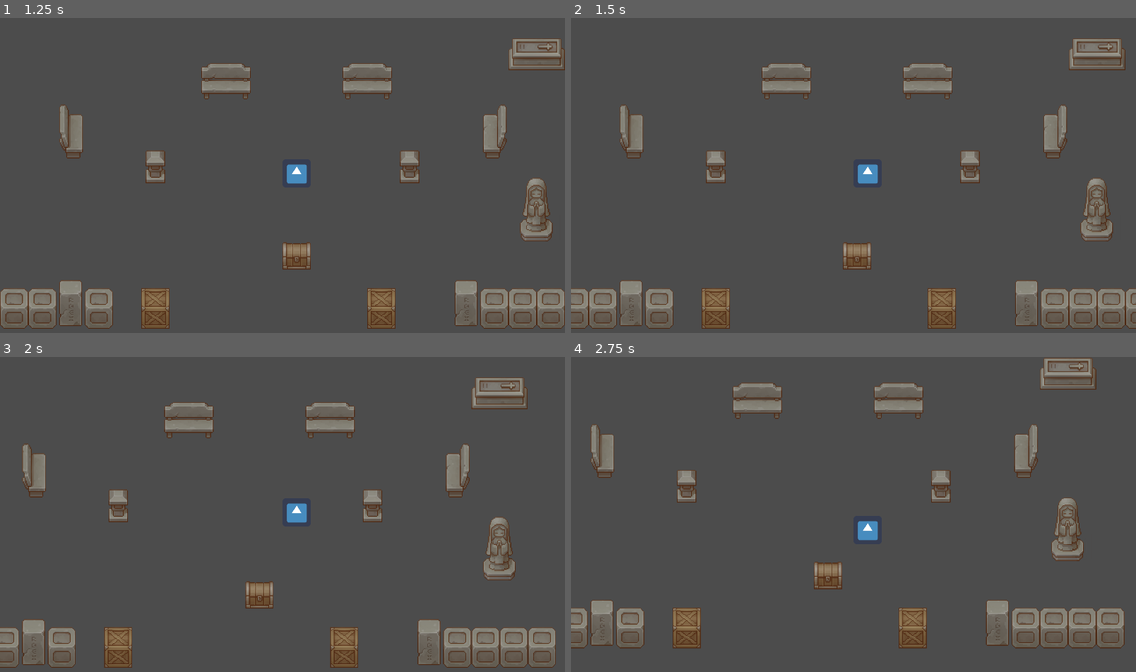
Above: before the commit, frames 1-4 (two rows, left to right).
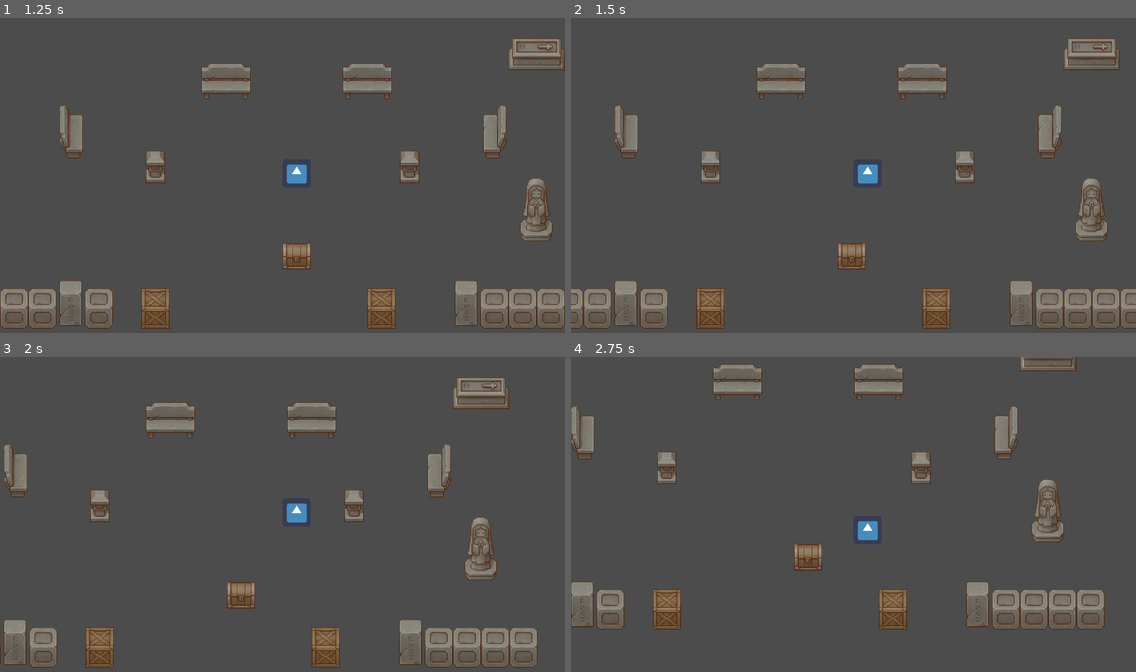
Above: after the commit, the same moments.

Repository: Glioce/Godot_examples
Game: Godot game, scene res://Scenes/MainMenu.tscn
Two runs of this game, one before a commit and one after it. Both use one fixed random seed, a clock stepped at 60 frames per second and the inputs below. The engine's default icon, where the game draws it, is replaced by a stand-in: a white triangle on a blue panel in a dark square.
Inputs:
- Up to frame 1 (1.25 s): click "Jugar" at 0.5 s
- Up to frame 2 (1.5 s): tap Enter at 1.25 s; hold Right (ui_right) from 1.28 s (still down)
- Up to frame 3 (2 s): keep holding Right (ui_right)
- Up to frame 4 (2.75 s): release Right (ui_right) at 2.03 s; hold Down (ui_down) from 2.03 s (still down)

Frame 1 is identical in both runs. In frame 2, 5.5% of the frame differs, in the area x 0-100%, y 6-99%; in frame 3, 12%; in frame 4, 16%, in the area x 0-98%, y 0-93%.

Commit message:
collisions using predefined objects

Diff:
--- a/n19_00/Scenes/Player.tscn
+++ b/n19_00/Scenes/Player.tscn
@@ -4,9 +4,9 @@
 [ext_resource path="res://icon.png" type="Texture" id=2]
 
 [sub_resource type="RectangleShape2D" id=1]
-extents = Vector2( 32, 32 )
+extents = Vector2( 31.9, 31.9 )
 
-[node name="Player" type="Area2D"]
+[node name="Player" type="KinematicBody2D"]
 position = Vector2( 640, 320 )
 script = ExtResource( 1 )
 
--- a/n19_00/Scenes/West.tscn
+++ b/n19_00/Scenes/West.tscn
@@ -1,7 +1,40 @@
-[gd_scene load_steps=5 format=2]
+[gd_scene load_steps=16 format=2]
 
 [ext_resource path="res://Scenes/Player.tscn" type="PackedScene" id=1]
 [ext_resource path="res://Textures/TX Props.png" type="Texture" id=2]
+
+[sub_resource type="ConvexPolygonShape2D" id=3]
+points = PoolVector2Array( 0, 64, 64, 64, 64, 128, 0, 128 )
+
+[sub_resource type="ConvexPolygonShape2D" id=4]
+points = PoolVector2Array( 0, 64, 64, 64, 64, 128, 0, 128 )
+
+[sub_resource type="ConvexPolygonShape2D" id=10]
+points = PoolVector2Array( 0, 64, 64, 64, 64, 128, 0, 128 )
+
+[sub_resource type="ConvexPolygonShape2D" id=5]
+points = PoolVector2Array( 0, 64, 64, 64, 64, 128, 0, 128 )
+
+[sub_resource type="ConvexPolygonShape2D" id=6]
+points = PoolVector2Array( 0, 64, 64, 64, 64, 128, 0, 128 )
+
+[sub_resource type="ConvexPolygonShape2D" id=7]
+points = PoolVector2Array( 0, 64, 128, 64, 128, 128, 0, 128 )
+
+[sub_resource type="ConvexPolygonShape2D" id=8]
+points = PoolVector2Array( 0, 32, 64, 32, 64, 128, 0, 128 )
+
+[sub_resource type="ConvexPolygonShape2D" id=9]
+points = PoolVector2Array( 32, 128, 96, 128, 96, 192, 32, 192 )
+
+[sub_resource type="ConvexPolygonShape2D" id=11]
+points = PoolVector2Array( 0, 64, 64, 64, 64, 128, 0, 128 )
+
+[sub_resource type="ConvexPolygonShape2D" id=12]
+points = PoolVector2Array( 0, 32, 64, 32, 64, 128, 0, 128 )
+
+[sub_resource type="ConvexPolygonShape2D" id=13]
+points = PoolVector2Array( 0, 64, 128, 64, 128, 128, 0, 128 )
 
 [sub_resource type="TileSet" id=1]
 0/name = "TX Props.png 0"
@@ -14,9 +47,16 @@
 0/navigation_offset = Vector2( 0, 0 )
 0/shape_offset = Vector2( 0, 0 )
 0/shape_transform = Transform2D( 1, 0, 0, 1, 0, 0 )
+0/shape = SubResource( 3 )
 0/shape_one_way = false
-0/shape_one_way_margin = 0.0
-0/shapes = [  ]
+0/shape_one_way_margin = 1.0
+0/shapes = [ {
+"autotile_coord": Vector2( 0, 0 ),
+"one_way": false,
+"one_way_margin": 1.0,
+"shape": SubResource( 3 ),
+"shape_transform": Transform2D( 1, 0, 0, 1, 0, 0 )
+} ]
 0/z_index = 0
 1/name = "TX Props.png 1"
 1/texture = ExtResource( 2 )
@@ -28,9 +68,16 @@
 1/navigation_offset = Vector2( 0, 0 )
 1/shape_offset = Vector2( 0, 0 )
 1/shape_transform = Transform2D( 1, 0, 0, 1, 0, 0 )
+1/shape = SubResource( 4 )
 1/shape_one_way = false
-1/shape_one_way_margin = 0.0
-1/shapes = [  ]
+1/shape_one_way_margin = 1.0
+1/shapes = [ {
+"autotile_coord": Vector2( 0, 0 ),
+"one_way": false,
+"one_way_margin": 1.0,
+"shape": SubResource( 4 ),
+"shape_transform": Transform2D( 1, 0, 0, 1, 0, 0 )
+} ]
 1/z_index = 0
 2/name = "TX Props.png 2"
 2/texture = ExtResource( 2 )
@@ -42,9 +89,16 @@
 2/navigation_offset = Vector2( 0, 0 )
 2/shape_offset = Vector2( 0, 0 )
 2/shape_transform = Transform2D( 1, 0, 0, 1, 0, 0 )
+2/shape = SubResource( 5 )
 2/shape_one_way = false
-2/shape_one_way_margin = 0.0
-2/shapes = [  ]
+2/shape_one_way_margin = 1.0
+2/shapes = [ {
+"autotile_coord": Vector2( 0, 0 ),
+"one_way": false,
+"one_way_margin": 1.0,
+"shape": SubResource( 5 ),
+"shape_transform": Transform2D( 1, 0, 0, 1, 0, 0 )
+} ]
 2/z_index = 0
 3/name = "TX Props.png 3"
 3/texture = ExtResource( 2 )
@@ -56,9 +110,16 @@
 3/navigation_offset = Vector2( 0, 0 )
 3/shape_offset = Vector2( 0, 0 )
 3/shape_transform = Transform2D( 1, 0, 0, 1, 0, 0 )
+3/shape = SubResource( 6 )
 3/shape_one_way = false
-3/shape_one_way_margin = 0.0
-3/shapes = [  ]
+3/shape_one_way_margin = 1.0
+3/shapes = [ {
+"autotile_coord": Vector2( 0, 0 ),
+"one_way": false,
+"one_way_margin": 1.0,
+"shape": SubResource( 6 ),
+"shape_transform": Transform2D( 1, 0, 0, 1, 0, 0 )
+} ]
 3/z_index = 0
 4/name = "TX Props.png 4"
 4/texture = ExtResource( 2 )
@@ -70,9 +131,16 @@
 4/navigation_offset = Vector2( 0, 0 )
 4/shape_offset = Vector2( 0, 0 )
 4/shape_transform = Transform2D( 1, 0, 0, 1, 0, 0 )
+4/shape = SubResource( 7 )
 4/shape_one_way = false
-4/shape_one_way_margin = 0.0
-4/shapes = [  ]
+4/shape_one_way_margin = 1.0
+4/shapes = [ {
+"autotile_coord": Vector2( 0, 0 ),
+"one_way": false,
+"one_way_margin": 1.0,
+"shape": SubResource( 7 ),
+"shape_transform": Transform2D( 1, 0, 0, 1, 0, 0 )
+} ]
 4/z_index = 0
 5/name = "TX Props.png 5"
 5/texture = ExtResource( 2 )
@@ -84,9 +152,16 @@
 5/navigation_offset = Vector2( 0, 0 )
 5/shape_offset = Vector2( 0, 0 )
 5/shape_transform = Transform2D( 1, 0, 0, 1, 0, 0 )
+5/shape = SubResource( 8 )
 5/shape_one_way = false
-5/shape_one_way_margin = 0.0
-5/shapes = [  ]
+5/shape_one_way_margin = 1.0
+5/shapes = [ {
+"autotile_coord": Vector2( 0, 0 ),
+"one_way": false,
+"one_way_margin": 1.0,
+"shape": SubResource( 8 ),
+"shape_transform": Transform2D( 1, 0, 0, 1, 0, 0 )
+} ]
 5/z_index = 0
 6/name = "TX Props.png 6"
 6/texture = ExtResource( 2 )
@@ -98,9 +173,16 @@
 6/navigation_offset = Vector2( 0, 0 )
 6/shape_offset = Vector2( 0, 0 )
 6/shape_transform = Transform2D( 1, 0, 0, 1, 0, 0 )
+6/shape = SubResource( 9 )
 6/shape_one_way = false
-6/shape_one_way_margin = 0.0
-6/shapes = [  ]
+6/shape_one_way_margin = 1.0
+6/shapes = [ {
+"autotile_coord": Vector2( 0, 0 ),
+"one_way": false,
+"one_way_margin": 1.0,
+"shape": SubResource( 9 ),
+"shape_transform": Transform2D( 1, 0, 0, 1, 0, 0 )
+} ]
 6/z_index = 0
 7/name = "TX Props.png 7"
 7/texture = ExtResource( 2 )
@@ -112,9 +194,16 @@
 7/navigation_offset = Vector2( 0, 0 )
 7/shape_offset = Vector2( 0, 0 )
 7/shape_transform = Transform2D( 1, 0, 0, 1, 0, 0 )
+7/shape = SubResource( 11 )
 7/shape_one_way = false
-7/shape_one_way_margin = 0.0
-7/shapes = [  ]
+7/shape_one_way_margin = 1.0
+7/shapes = [ {
+"autotile_coord": Vector2( 0, 0 ),
+"one_way": false,
+"one_way_margin": 1.0,
+"shape": SubResource( 11 ),
+"shape_transform": Transform2D( 1, 0, 0, 1, 0, 0 )
+} ]
 7/z_index = 0
 8/name = "TX Props.png 8"
 8/texture = ExtResource( 2 )
@@ -126,9 +215,16 @@
 8/navigation_offset = Vector2( 0, 0 )
 8/shape_offset = Vector2( 0, 0 )
 8/shape_transform = Transform2D( 1, 0, 0, 1, 0, 0 )
+8/shape = SubResource( 12 )
 8/shape_one_way = false
-8/shape_one_way_margin = 0.0
-8/shapes = [  ]
+8/shape_one_way_margin = 1.0
+8/shapes = [ {
+"autotile_coord": Vector2( 0, 0 ),
+"one_way": false,
+"one_way_margin": 1.0,
+"shape": SubResource( 12 ),
+"shape_transform": Transform2D( 1, 0, 0, 1, 0, 0 )
+} ]
 8/z_index = 0
 9/name = "TX Props.png 9"
 9/texture = ExtResource( 2 )
@@ -140,9 +236,16 @@
 9/navigation_offset = Vector2( 0, 0 )
 9/shape_offset = Vector2( 0, 0 )
 9/shape_transform = Transform2D( 1, 0, 0, 1, 0, 0 )
+9/shape = SubResource( 13 )
 9/shape_one_way = false
-9/shape_one_way_margin = 0.0
-9/shapes = [  ]
+9/shape_one_way_margin = 1.0
+9/shapes = [ {
+"autotile_coord": Vector2( 0, 0 ),
+"one_way": false,
+"one_way_margin": 1.0,
+"shape": SubResource( 13 ),
+"shape_transform": Transform2D( 1, 0, 0, 1, 0, 0 )
+} ]
 9/z_index = 0
 10/name = "TX Props.png 10"
 10/texture = ExtResource( 2 )
@@ -154,21 +257,22 @@
 10/navigation_offset = Vector2( 0, 0 )
 10/shape_offset = Vector2( 0, 0 )
 10/shape_transform = Transform2D( 1, 0, 0, 1, 0, 0 )
+10/shape = SubResource( 10 )
 10/shape_one_way = false
-10/shape_one_way_margin = 0.0
-10/shapes = [  ]
+10/shape_one_way_margin = 1.0
+10/shapes = [ {
+"autotile_coord": Vector2( 0, 0 ),
+"one_way": false,
+"one_way_margin": 1.0,
+"shape": SubResource( 10 ),
+"shape_transform": Transform2D( 1, 0, 0, 1, 0, 0 )
+} ]
 10/z_index = 0
 
 [sub_resource type="RectangleShape2D" id=2]
 extents = Vector2( 32, 32 )
 
 [node name="Node2D" type="Node2D"]
-
-[node name="TileMap" type="TileMap" parent="."]
-tile_set = SubResource( 1 )
-cell_quadrant_size = 32
-format = 1
-tile_data = PoolIntArray( 18, 9, 0, 65543, 4, 0, 65548, 4, 0, 196610, 8, 0, 196625, 5, 0, 262149, 7, 0, 262158, 7, 0, 327698, 6, 0, 458762, 1, 0, 589824, 10, 0, 589825, 10, 0, 589826, 3, 0, 589827, 10, 0, 589829, 2, 0, 589837, 2, 0, 589840, 3, 0, 589841, 10, 0, 589842, 10, 0, 589843, 10, 0, 589844, 10, 0 )
 
 [node name="Player" parent="." instance=ExtResource( 1 )]
 
@@ -179,10 +283,16 @@
 limit_right = 2048
 limit_bottom = 1800
 
+[node name="TileMap" type="TileMap" parent="."]
+tile_set = SubResource( 1 )
+cell_quadrant_size = 32
+format = 1
+tile_data = PoolIntArray( 18, 9, 0, 65543, 4, 0, 65548, 4, 0, 196610, 8, 0, 196625, 5, 0, 262149, 7, 0, 262158, 7, 0, 327698, 6, 0, 458762, 1, 0, 589824, 10, 0, 589825, 10, 0, 589826, 3, 0, 589827, 10, 0, 589829, 2, 0, 589837, 2, 0, 589840, 3, 0, 589841, 10, 0, 589842, 10, 0, 589843, 10, 0, 589844, 10, 0 )
+
 [node name="Walls" type="Node2D" parent="."]
 
-[node name="Wall1" type="Area2D" parent="Walls"]
-scale = Vector2( 20, 1 )
+[node name="Wall1" type="StaticBody2D" parent="Walls"]
+scale = Vector2( 25, 1 )
 __meta__ = {
 "_edit_group_": true
 }
@@ -192,7 +302,7 @@
 shape = SubResource( 2 )
 
 [node name="Wall4" type="Area2D" parent="Walls"]
-position = Vector2( 0, 640 )
+position = Vector2( 0, 896 )
 scale = Vector2( 20, 1 )
 __meta__ = {
 "_edit_group_": true
@@ -214,7 +324,7 @@
 shape = SubResource( 2 )
 
 [node name="Wall3" type="Area2D" parent="Walls"]
-position = Vector2( 1216, 64 )
+position = Vector2( 1536, 64 )
 scale = Vector2( 1, 9 )
 __meta__ = {
 "_edit_group_": true
--- a/n19_00/Scripts/Player.gd
+++ b/n19_00/Scripts/Player.gd
@@ -1,10 +1,11 @@
-extends Area2D
+extends KinematicBody2D
 
 
 # Declare member variables here. Examples:
 # var a = 2
 # var b = "text"
-var v = 2 # walking speed
+var r = 3*60 # walking speed
+var v = Vector2() # velocity
 
 
 # Called when the node enters the scene tree for the first time.
@@ -18,11 +19,25 @@
 
 
 func _physics_process(_delta):
+	v = Vector2(0, 0) # reset velocity
+
 	if Input.is_action_pressed("ui_right"):
-		self.position.x += v
+		v.x += 1
 	if Input.is_action_pressed("ui_left"):
-		self.position.x -= v
+		v.x -= 1
 	if Input.is_action_pressed("ui_down"):
-		self.position.y += v
+		v.y += 1
 	if Input.is_action_pressed("ui_up"):
-		self.position.y -= v
+		v.y -= 1
+
+	v = v.normalized()
+	move_and_slide(v * r)
+
+#	if Input.is_action_pressed("ui_right"):
+#		self.position.x += v
+#	if Input.is_action_pressed("ui_left"):
+#		self.position.x -= v
+#	if Input.is_action_pressed("ui_down"):
+#		self.position.y += v
+#	if Input.is_action_pressed("ui_up"):
+#		self.position.y -= v
